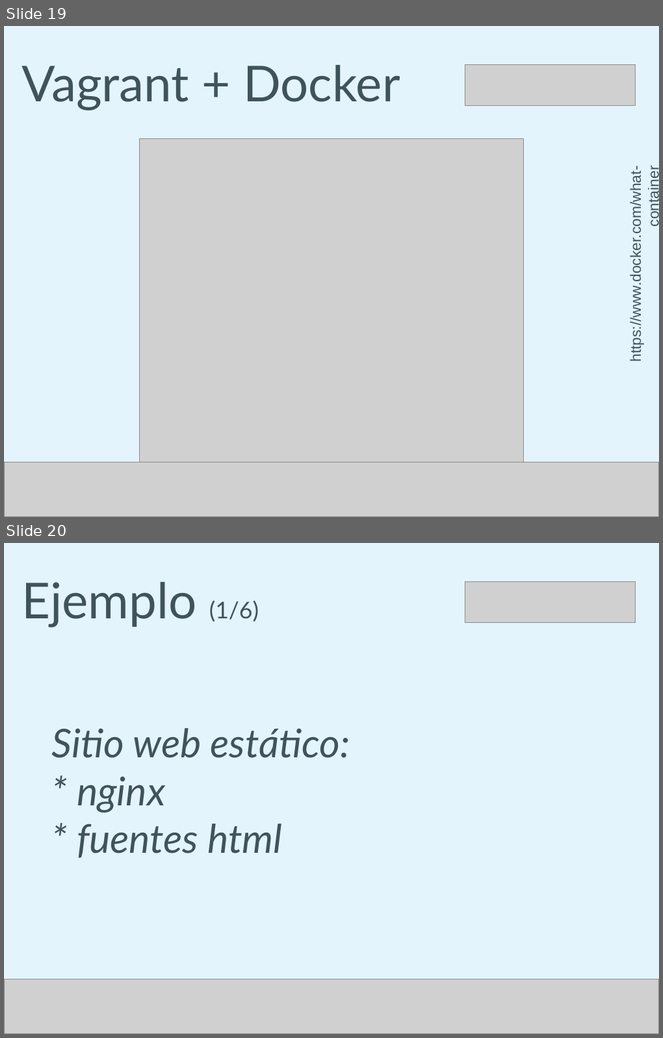
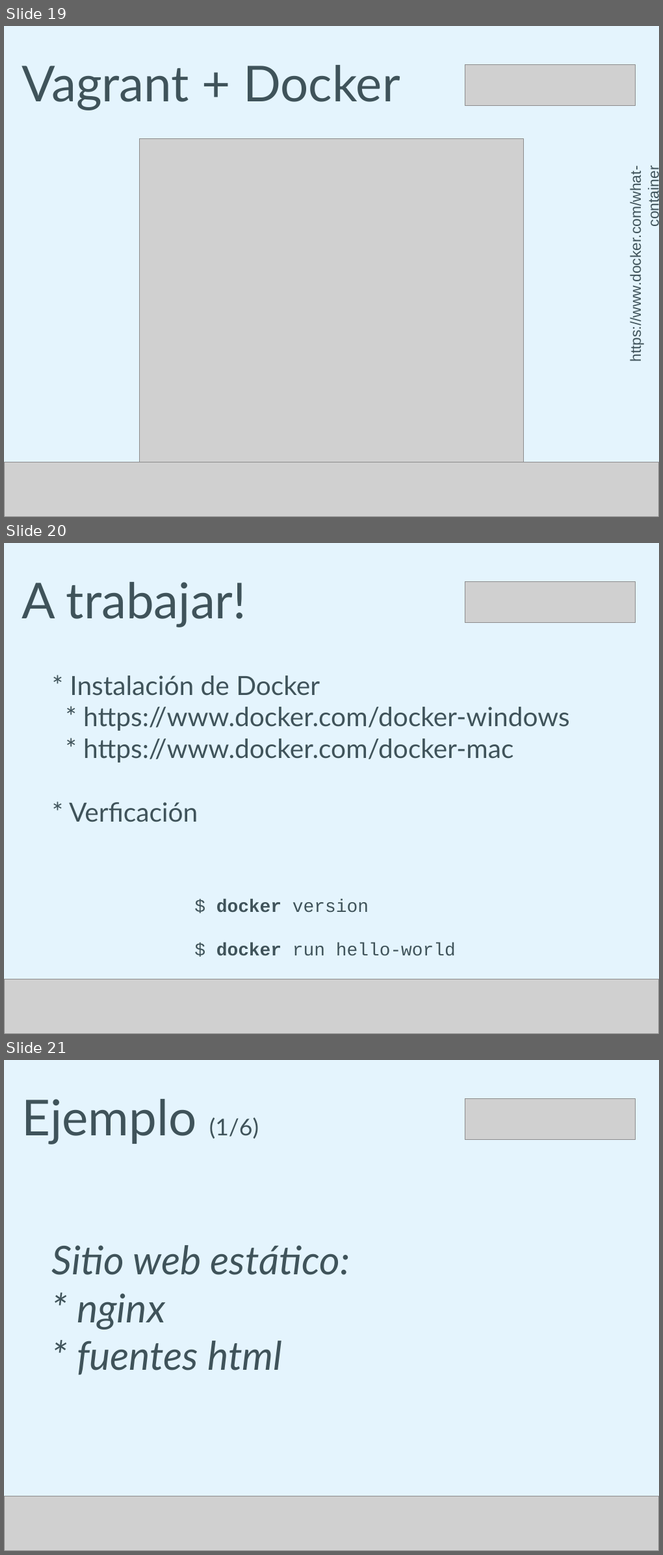
Before and after one commit to humitos/docker-workshop, a slide deck: talk/docker.odp. Shown one above the other, each under a label of ours: slides 19 and 20 before the commit, slides 19, 20 and 21 after it. The pictures are 663x1038 and 663x1555 pixels, drawn with LibreOffice and Linux fonts; fonts in the diff are those of the drawing; grey boxes stand for pictures. Boxes give left, top, right and bottom in pixels: in the first picture for what was removed or moved away, otherwise in the second. Text is boxed around its words. In the diff, an @@ line names an element or a change of style, - is before the commit and + after.

```diff
--- a/talk/docker.odp
+++ b/talk/docker.odp
@@ slide 20 added at <box>4,543,659,1034</box>, background #E4F4FD @@
@@ text added at <box>22,582,246,627</box>, 60 pt, text #3F535A @@
+A trabajar!
@@ picture added at <box>466,582,636,623</box> @@
@@ text added at <box>69,676,570,823</box>, 32 pt, text #3F535A @@
+* Instalación de Docker
+* https://www.docker.com/docker-windows
+* https://www.docker.com/docker-mac
+* Verficación
@@ text added at <box>217,899,456,956</box>, 22 pt, text #3F535A @@
+$ docker version
+$ docker run hello-world
@@ picture added at <box>4,980,659,1034</box> @@
@@ what was slide 20 is now slide 21 @@
```
Also in this commit, not shown: 4 slides changed, 6 other slides added, 1 slide removed.
